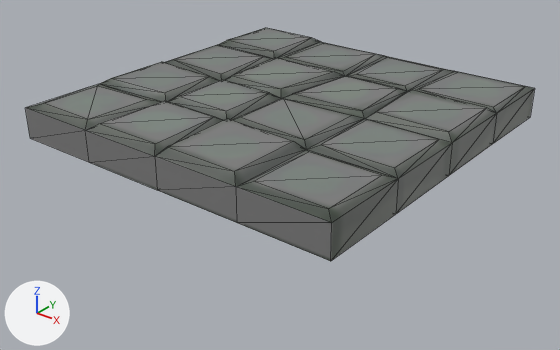
One commit to the glTF model objects/models/InsetStoneFloor.glb: the scene before it, then after it.
Camera for both pictures: a 50 mm lens placed at (2.49, -3.19, 1.68), pointed at (0.03, -0.11, -0.23). Lighting does not change. The marker at lower left points along +X, +Y and +Z. Mesh edges are drawn as thin lines. Vertices at the same position are counted once.
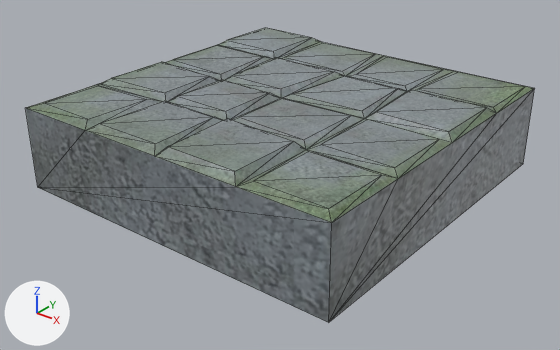
What the commit changed:
Picture 'inset_stone_floor_texture' (img_inset_stone_floor_texture) is new.
Material 'Material' (mat_material) changes its picture from img_insetstonefloor_png to img_inset_stone_floor_texture.
me_cube is used by ob_cube; location (0.0, 0.0, 0.0).
me_cube had 114 vertices, 224 faces and spanned x -1.0..1.0, y -1.0..1.0, z 0.02..0.24.
me_cube now has 93 vertices, 182 faces and spans x -1.0..1.0, y -1.0..1.0, z -0.28..0.24.
Part 1, on me_cube:
25 vertices are removed from x -1.0..1.0, y -1.0..1.0, z 0.02.
102 faces are deleted.
4 vertices are added at (1.0, 1.0, -0.28), (1.0, -1.0, -0.28), (-1.0, -1.0, -0.28), (-1.0, 1.0, -0.28).
60 new faces join them.

Boxes [x1, y1, x2, y2] around the edits, measured in the pictures (560 x 350 px):
'Cube', surface changed, reshaped (26% taller): before [26, 28, 535, 261]; after [26, 28, 535, 323]
part 1 of me_cube, cut back: before [26, 56, 535, 261]; after [26, 56, 535, 323]
